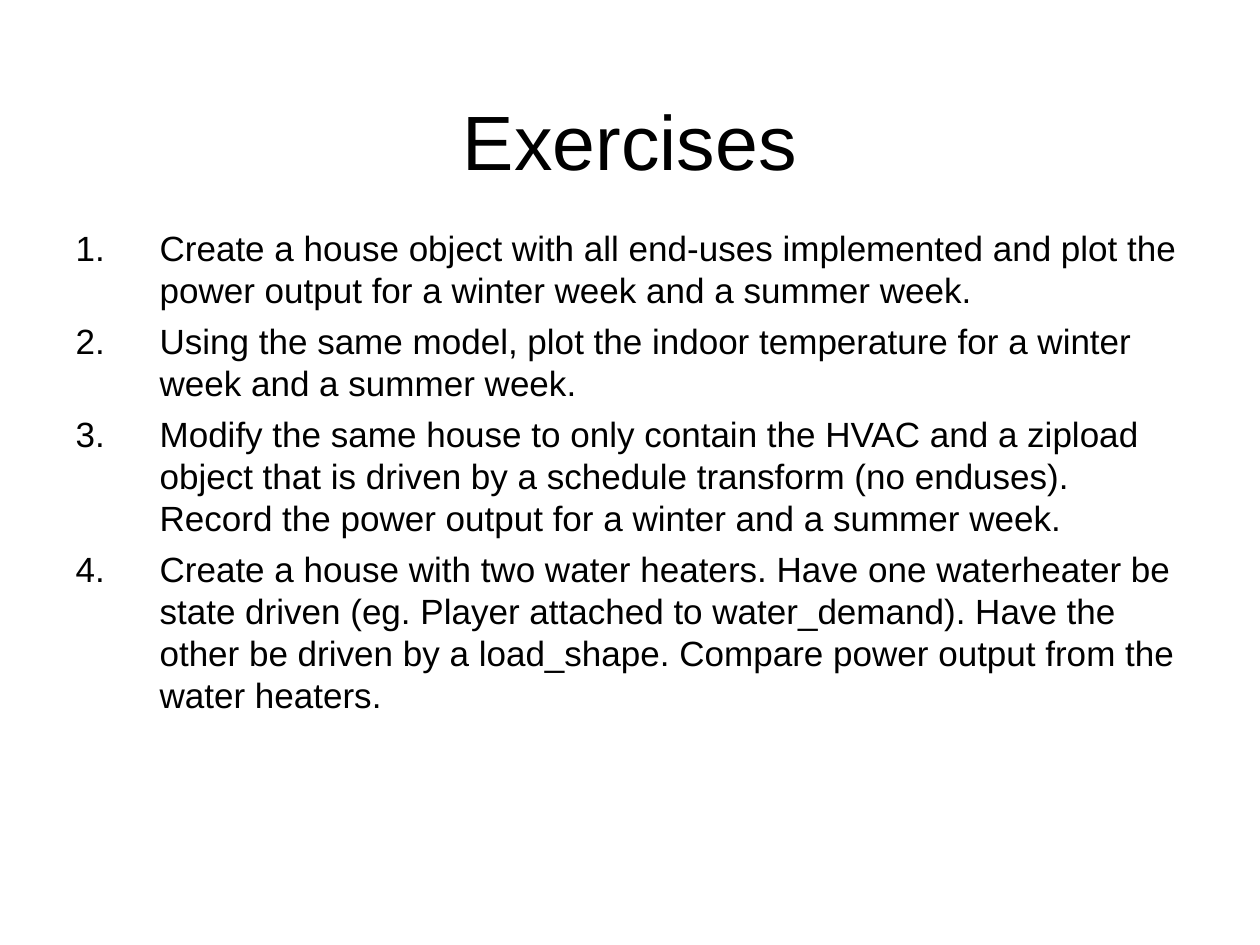
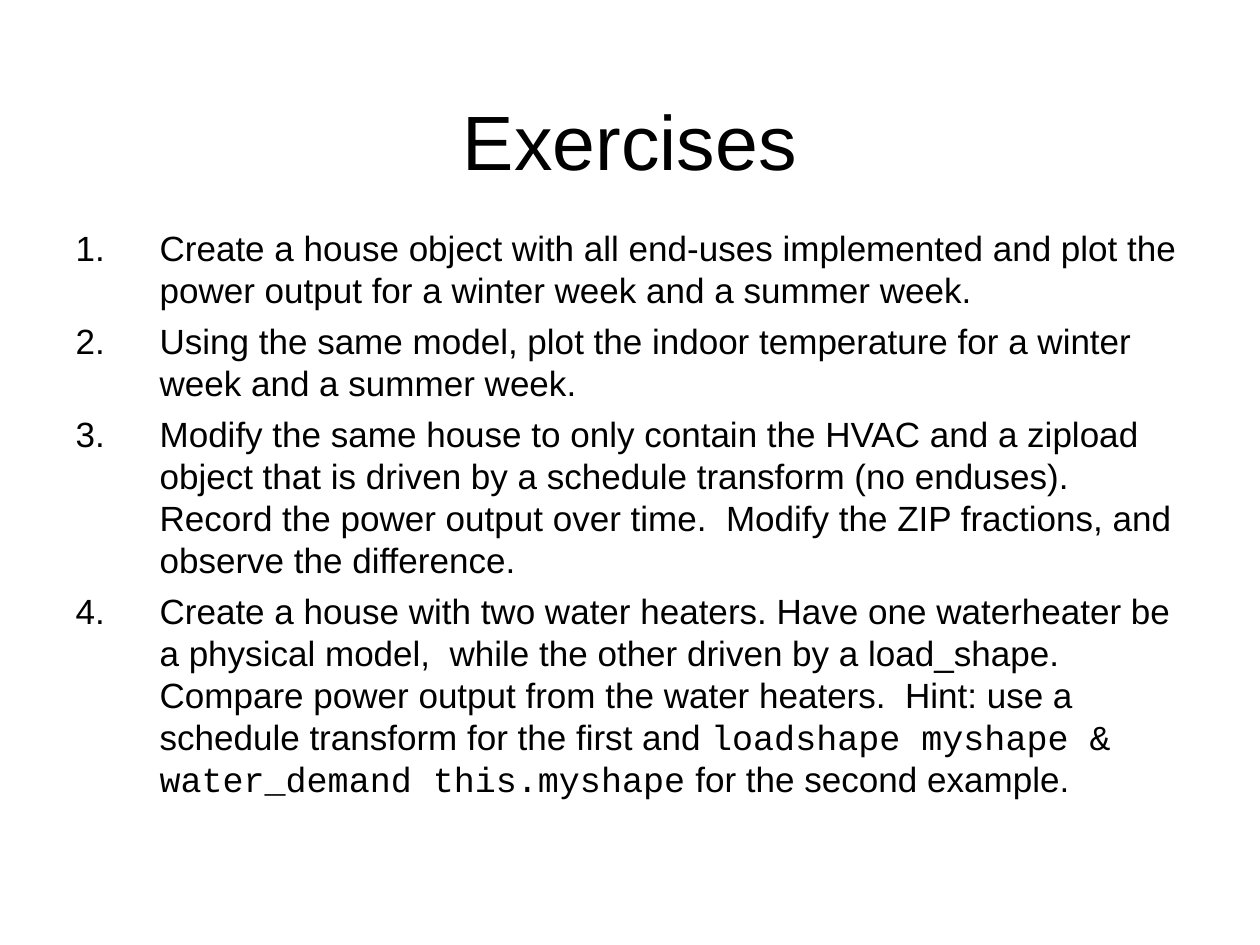
Before and after one commit to gridlab-d/course, a slide deck: slide 30 of FourDayCourse/3.2 - Residential.ppt (slide 29 before the commit). Drawn at 1260x945 pixels with LibreOffice and Linux fonts; fonts in the diff are those of the drawing; background and template pictures are left out. Boxes give left, top, right and bottom in pixels: in the first picture for what was removed or moved away, otherwise in the second. Text is boxed around its words. In the diff, an @@ line names an element or a change of style, - is before the commit and + after.

```diff
--- a/FourDayCourse/3.2 - Residential.ppt
+++ b/FourDayCourse/3.2 - Residential.ppt
@@ text at <box>160,421,1171,800</box>: text changed @@
-3. Modify the same house to only contain the HVAC and a zipload object that is driven by a schedule transform (no enduses). Record the power output for a winter and a summer week.
-4. Create a house with two water heaters. Have one waterheater be state driven (eg. Player attached to water_demand). Have the other be driven by a load_shape. Compare power output from the water heaters.
+3. Modify the same house to only contain the HVAC and a zipload object that is driven by a schedule transform (no enduses). Record the power output over time. Modify the ZIP fractions, and observe the difference.
+4. Create a house with two water heaters. Have one waterheater be a physical model, while the other driven by a load_shape. Compare power output from the water heaters. Hint: use a schedule transform for the first and loadshape myshape & water_demand this.myshape for the second example.
```
Also in this commit, not shown: 10 other slides changed, 1 slide added, 2 other files.
